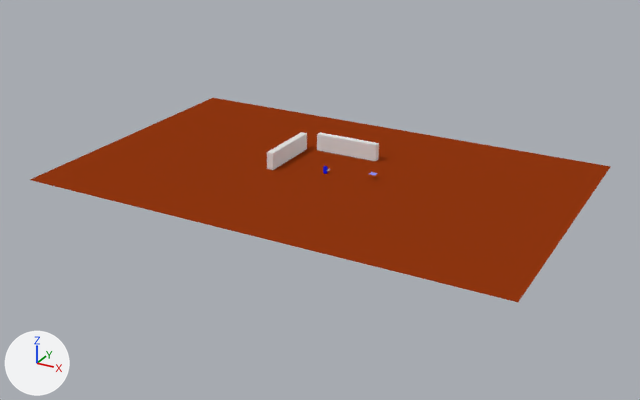
The Blender file main.blend: old version first, new version second.
Both versions are drawn from a 50 mm camera at (110.9, -204.8, 93.7) aimed at (1.5, -5.9, -5.7). The lights are fixed; the arrows at lower left show +X, +Y and +Z.
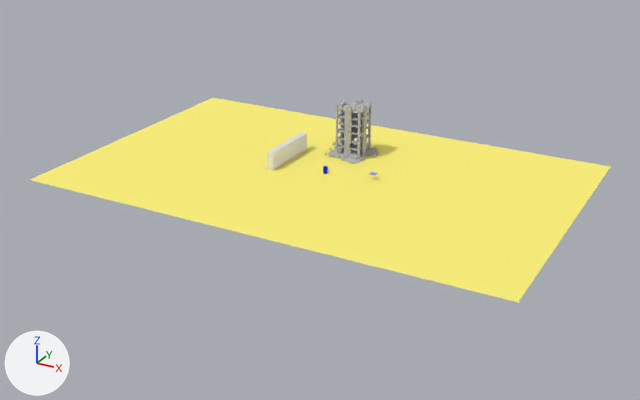
The change, as a diff of the scene's bpy script:
```diff
--- a/main.blend.py
+++ b/main.blend.py
@@ mat_material_chao @@
 mat_material_chao = diffuse_material('Material_chao')
-mat_material_chao.base_color = (0.288, 0.0384, 0.00575)  # brown #923711
+mat_material_chao.base_color = (1.0, 0.9, 0.208)  # yellow #fff37e
@@ mat_lambert1 @@
+mat_lambert1 = diffuse_material('lambert1')
+mat_lambert1.base_color = (0.5, 0.5, 0.5)  # grey #bcbcbc
@@ me_untitled_001 @@
+me_untitled_001.from_pydata(...)  # 1248 vertices, 800 faces; spans x -14.4..13.7, y -4.4..14.6, z -12.7..12.0
+me_untitled_001.materials.append(mat_lambert1)  # grey #bcbcbc
@@ me_untitled @@
+me_untitled.from_pydata(...)  # 1561 vertices, 1037 faces; spans x -13.2..10.5, y -5.1..21.8, z -12.2..14.1
+me_untitled.materials.append(mat_lambert1)  # grey #bcbcbc
@@ ob_cube @@
 ob_cube = bpy.data.objects.new('Cube', me_cube_002)
-ob_cube.location = (-1.1, 15.8, 2.6)
-ob_cube.scale = (9.74, 1.0, 2.52)
+ob_cube.location = (2.7, 13.7, 6.3)
+ob_cube.scale = (0.343, 0.343, 0.343)
@@ ob_sa_bld_building_plants_03 @@
+ob_sa_bld_building_plants_03 = bpy.data.objects.new('SA_Bld_Building_Plants_03', me_untitled_001)
+ob_sa_bld_building_plants_03.parent = ob_sa_bld_building_damaged_03
+ob_sa_bld_building_plants_03.matrix_parent_inverse = Matrix(((10.94, 0.0, 0.0, -595.1), (0.0, 0.0, 10.94, -4.166), (0.0, -10.94, 0.0, -140.6), (0.0, 0.0, 0.0, 1.0)))
+ob_sa_bld_building_plants_03.location = (54.39, -12.85, 0.381)
+ob_sa_bld_building_plants_03.rotation_euler = (1.571, 0.0, 0.0)  # degrees (90, 0, 0)
+ob_sa_bld_building_plants_03.scale = (0.0914, 0.0914, 0.0914)
@@ ob_sa_bld_building_damaged_03 @@
+ob_sa_bld_building_damaged_03 = bpy.data.objects.new('SA_Bld_Building_Damaged_03', me_untitled)
+ob_sa_bld_building_damaged_03.location = (-0.8, 18.2, 2.8)
+ob_sa_bld_building_damaged_03.rotation_euler = (1.571, 0.0, 0.0)  # degrees (90, 0, 0)
+ob_sa_bld_building_damaged_03.scale = (0.595, 0.595, 0.595)
```

Changed parts and their boxes [x1, y1, x2, y2] in the pictures (640 x 400 px):
'Ground', recoloured (brown to yellow)
    both: [30, 98, 611, 302]
'SA_Bld_Building_Damaged_03', added
    after: [328, 100, 378, 164]
'Cube', moved, rescaled (not visible afterwards)
    before: [317, 132, 379, 161]
'SA_Bld_Building_Plants_03', added
    after: [325, 126, 379, 159]
